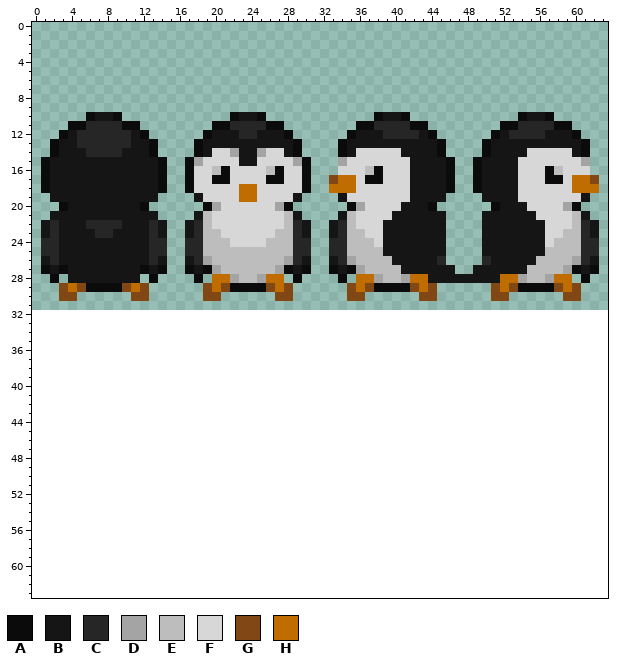
Two states of a pixel-art sprite, sdl2/sprite_sheet.png. Above: the version before the commit.
The file is 64x32 pixels. Colours within 5 levels of each other are drawn and written as one. The old version is drawn lined up with the new one, on the new canvas.
Palette (. is transparent): A #0b0b0b  B #151515  C #262626  D #a4a4a4  E #bdbdbd  F #d7d7d7  G #814714  H #bf6c00
Pixels before (only the part around the change), first column x 0:
 7 ................................................................
 8 ................................................................
 9 ................................................................
10 ......ABBA............ABBA............ABBA............ABBA......
11 ....AACCCCAA........AACCCCAA........AACCCCAA........AACCCCAA....
12 ...ABCCCCCCBA......ABBBCCBBBA......ABBBCCCCBA......ABCCCCBBBA...
13 ..ABBCCCCCCBBA....ABBBBBBBBBBA....ABBBBBBBBBBA....ABBBBBBBBBBA..
14 ..ABBBCCCCBBBA....ABFFDBBDFFBA....ABFFFFFBBBBA....ABBBBFFFFFBA..
15 .ABBBBBBBBBBBBA..ADFFFFBBFFFFDA...DFFFFFFFBBBBA..ABBBBFFFFFFFD..
16 .ABBBBBBBBBBBBA..AFFEAFFFFEAFFA...FFFEAFFFBBBBA..ABBBBFFFAEFFF..
17 .ABBBBBBBBBBBBA..AFFAAFFFFAAFFA..GHHFAAFFFBBBBA..ABBBBFFFAAFHHG.
18 .ABBBBBBBBBBBBA..AFFFFFHHFFFFFA..HHHFFFFFFBBBBA..ABBBBFFFFFFHHH.
19 ..BBBBBBBBBBBB....BFFFFHHFFFFB....BFFFFFFFBBBB....BBBBFFFFFFFB..
20 ...ABBBBBBBBA......ADFFFFFFDA......ADFFFFBBBA......ABBBFFFFDA...
21 ..BBBBBBBBBBBB....BEFFFFFFFFEB....BEFFFFBBBBBB....BBBBBBFFFFEB..
22 .BCBBBCCCCBBBCB..BCEFFFFFFFFECB..BCEFFFBBBBBBB....BBBBBBBFFFECB.
23 .BCBBBBCCBBBBCB..BCEEFFFFFFEECB..BCEEFFBBBBBBB....BBBBBBBFFEECB.
24 .CCBBBBBBBBBBCC..CCEEEFFFFEEECC..CCEEEFBBBBBBB....BBBBBBBFEEECC.
25 .CCBBBBBBBBBBCC..CCEEEEEEEEEECC..CCEEEEBBBBBBB....BBBBBBBEEEECC.
26 .BCBBBBBBBBBBCB..BCDEEEEEEEEDCB..BCDEEEEBBBBBC....CBBBBBEEEEDCB.
27 .ABABBBBBBBBABA..ABADEEEEEEDABA..ABADEEEEBBBBBB..BBBBBBEEEEDABA.
28 ..A.BBBBBBBB.A....A.HHDEEDHH.A....A.HHDEEDHHBBBBBBBBHHDEEDHH.A..
29 ...GHGAAAAGHG......GHGAAAAGHG......GHGAAAAGHG......GHGAAAAGHG...
30 ...GG......GG......GG......GG......GG......GG......GG......GG...
31 ................................................................
32 ................................................................
33 ................................................................
34 ................................................................
35 ................................................................
36 ................................................................
37 ................................................................
38 ................................................................
39 ................................................................
40 ................................................................
41 ................................................................
42 ................................................................
43 ................................................................
44 ................................................................
45 ................................................................
46 ................................................................
47 ................................................................
48 ................................................................
49 ................................................................
50 ................................................................
51 ................................................................
52 ................................................................
53 ................................................................
54 ................................................................
55 ................................................................
56 ................................................................
57 ................................................................
58 ................................................................
59 ................................................................
60 ................................................................
61 ................................................................
62 ................................................................
63 ................................................................
Now the later version:
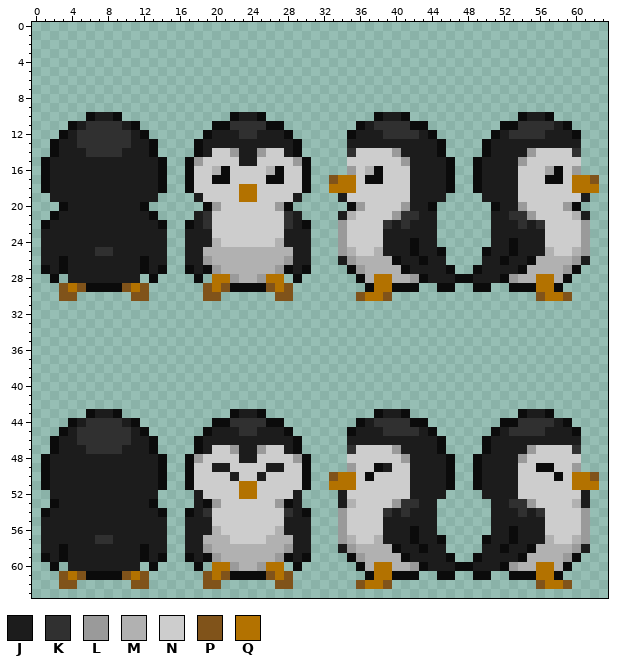
Colours new in this view: J #1c1c1c  K #303030  L #9a9a9a  M #b1b1b1  N #cdcdcd  P #80531a  Q #b37200
The edit:
canvas 64x32 -> 64x64
y 10: x 7..8 BB -> JJ; x 23..24 BB -> JJ; x 39..40 BB -> JJ; x 55..56 BB -> JJ
y 11: x 5..10 ACCCCA -> JKKKKJ; x 22..25 CCCC -> KKKK; x 37..41 ACCCC -> JKKKK; x 54..58 CCCCA -> KKKKJ
y 12: x 4..11 BCCCCCCB -> JKKKKKKJ; x 20..27 BBBCCBBB -> JJJKKJJJ; x 36..43 BBBCCCCB -> JJJKKKKJ; x 52..59 BCCCCBBB -> JKKKKJJJ
y 13: x 3..12 BBCCCCCCBB -> JJKKKKKKJJ; x 19..28 BBBBBBBBBB -> JJJJJJJJJJ; x 34..44 ABBBBBBBBBB -> .JJJJJJJJJJ; x 51..61 BBBBBBBBBBA -> JJJJJJJJJJ.
y 14: x 3..12 BBBCCCCBBB -> JJJKKKKJJJ; x 19..28 BFFDBBDFFB -> JNNLJJLNNJ; x 34..44 ABFFFFFBBBB -> .KNNNNLJJJJ; x 51..61 BBBBFFFFFBA -> JJJJLNNNNK.
y 15: x 2..13 BBBBBBBBBBBB -> JJJJJJJJJJJJ; x 18..29 DFFFFBBFFFFD -> LNNNNJJNNNNL; x 34..45 DFFFFFFFBBBB -> .NNNNNNLJJJJ; x 50..61 BBBBFFFFFFFD -> JJJJLNNNNNN.
y 16: x 2..13 BBBBBBBBBBBB -> JJJJJJJJJJJJ; x 18..20 FFE -> NNM; x 22..26 FFFFE -> NNNNM; x 28..29 FF -> NN; x 34..37 FFFE -> .LNM; x 39..45 FFFBBBB -> NNNJJJJ; x 50..61 BBBBFFFAEFFF -> JJJJNNNDANL.
y 17: x 2..13 BBBBBBBBBBBB -> JJJJJJJJJJJJ; x 18..19 FF -> NN; x 22..25 FFFF -> NNNN; x 28..29 FF -> NN; x 33..36 GHHF -> PQQN; x 39..45 FFFBBBB -> NNNJJJJ; x 50..56 BBBBFFF -> JJJJNNN; x 59..62 FHHG -> NQQP
y 18: x 2..13 BBBBBBBBBBBB -> JJJJJJJJJJJJ; x 18..29 FFFFFHHFFFFF -> NNNNNQQNNNNN; x 33..45 HHHFFFFFFBBBB -> QQQNNNNNNJJJJ; x 50..62 BBBBFFFFFFHHH -> JJJJNNNNNNQQQ
y 19: x 2..13 BBBBBBBBBBBB -> JJJJJJJJJJJJ; x 18..29 BFFFFHHFFFFB -> JNNNNQQNNNNJ; x 34..45 BFFFFFFFBBBB -> JNNNNNNNJJJJ; x 50..61 BBBBFFFFFFFB -> JJJJNNNNNNNJ
y 20: x 4..11 BBBBBBBB -> JJJJJJJJ; x 20..27 DFFFFFFD -> LNNNNNNL; x 36..43 DFFFFBBB -> LNNNNLJJ; x 52..59 BBBFFFFD -> JJLNNNNL
y 21: x 2..13 BBBBBBBBBBBB -> AJJJJJJJJJJA; x 18..29 BEFFFFFFFFEB -> JKNNNNNNNNKJ; x 34..45 BEFFFFBBBBBB -> JMNNNNLKKJJ.; x 50..61 BBBBBBFFFFEB -> .JJKKLNNNNMJ
y 22: x 1..14 BCBBBCCCCBBBCB -> AJJJJJJJJJJJJA; x 17..30 BCEFFFFFFFFECB -> AJKNNNNNNNNKJA; x 33..45 BCEFFFBBBBBBB -> .LNNNNKJKJJJ.; x 50..62 BBBBBBBFFFECB -> .JJJKJKNNNNL.
y 23: x 1..14 BCBBBBCCBBBBCB -> JJJJJJJJJJJJJJ; x 17..30 BCEEFFFFFFEECB -> JJJNNNNNNNNJJJ; x 33..45 BCEEFFBBBBBBB -> .LNNNNJJJJJJ.; x 50..62 BBBBBBBFFEECB -> .JJJJJJNNNNL.
y 24: x 1..14 CCBBBBBBBBBBCC -> JJJJJJJJJJJJJJ; x 17..30 CCEEEFFFFEEECC -> JJJMNNNNNNMJJJ; x 33..45 CCEEEFBBBBBBB -> .LNNNNJJJAJJ.; x 50..62 BBBBBBBFEEECC -> .JJAJJJNNNNL.
y 25: x 1..14 CCBBBBBBBBBBCC -> JJJJJJKKJJJJJJ; x 17..30 CCEEEEEEEEEECC -> JJMMMMMMMMMMJJ; x 33..45 CCEEEEBBBBBBB -> .LMNNMJJJAJJA; x 50..62 BBBBBBBEEEECC -> AJJAJJJMNNML.
y 26: x 1..14 BCBBBBBBBBBBCB -> JJAJJJJJJJJAJJ; x 17..30 BCDEEEEEEEEDCB -> JJLMMMMMMMMLJJ; x 33..45 BCDEEEEBBBBBC -> .JLMMMMAJJAJJ; x 50..62 CBBBBBEEEEDCB -> JJAJJAMMMMLJ.
y 27: x 2 B -> J; x 4..11 BBBBBBBB -> JJJJJJJJ; x 13 B -> J; x 18 B -> J; x 20..27 DEEEEEED -> LMMMMMML; x 29 B -> J; x 33..34 AB -> ..; x 36..46 DEEEEBBBBBB -> LMMMMAJJJJA; x 49..59 BBBBBBEEEED -> AJJJJAMMMML; x 61..62 BA -> ..
y 28: x 4..11 BBBBBBBB -> JJJJJJJJ; x 20..27 HHDEEDHH -> QQLMMLQQ; x 34 A -> .; x 36..59 HHDEEDHHBBBBBBBBHHDEEDHH -> AMQQMMLAJJJAAJJJALMMQQMA; x 61 A -> .
y 29: x 3..5 GHG -> PQP; x 10..12 GHG -> PQP; x 19..21 GHG -> PQP; x 26..28 GHG -> PQP; x 35..39 GHGAA -> ..AQQ; x 42..46 GHG.. -> A..AA; x 49..53 ..GHG -> AA..A; x 56..60 AAGHG -> QQA..
y 30: x 3..4 GG -> PP; x 11..12 GG -> PP; x 19..20 GG -> PP; x 27..28 GG -> PP; x 35..39 GG... -> .PQQP; x 43..44 GG -> ..; x 51..52 GG -> ..; x 56..60 ...GG -> PQQP.
y 43: x 6..9 .... -> AJJA; x 22..25 .... -> AJJA; x 38..41 .... -> AJJA; x 54..57 .... -> AJJA
y 44: x 4..11 ........ -> AJKKKKJA; x 20..27 ........ -> AAKKKKAA; x 36..43 ........ -> AJKKKKAA; x 52..59 ........ -> AAKKKKJA
y 45: x 3..12 .......... -> AJKKKKKKJA; x 19..28 .......... -> AJJJKKJJJA; x 35..44 .......... -> AJJJKKKKJA; x 51..60 .......... -> AJKKKKJJJA
y 46: x 2..13 ............ -> AJJKKKKKKJJA; x 18..29 ............ -> AJJJJJJJJJJA; x 35..45 ........... -> JJJJJJJJJJA; x 50..60 ........... -> AJJJJJJJJJJ
y 47: x 2..13 ............ -> AJJJKKKKJJJA; x 18..29 ............ -> AJNNLJJLNNJA; x 35..45 ........... -> KNNNNLJJJJA; x 50..60 ........... -> AJJJJLNNNNK
y 48: x 1..14 .............. -> AJJJJJJJJJJJJA; x 17..30 .............. -> ALNNNNJJNNNNLA; x 35..46 ............ -> NNNNNNLJJJJA; x 49..60 ............ -> AJJJJLNNNNNN
y 49: x 1..14 .............. -> AJJJJJJJJJJJJA; x 17..30 .............. -> ANNJJNNNNJJNNA; x 35..46 ............ -> LNNAJNNJJJJA; x 49..60 ............ -> AJJJJNNAANNL
y 50: x 1..14 .............. -> AJJJJJJJJJJJJA; x 17..30 .............. -> ANNNNJNNJNNNNA; x 33..46 .............. -> PQQNANNNNJJJJA; x 49..62 .............. -> AJJJJNNNNANQQP
y 51: x 1..14 .............. -> AJJJJJJJJJJJJA; x 17..30 .............. -> ANNNNNQQNNNNNA; x 33..46 .............. -> QQQNNNNNNJJJJA; x 49..62 .............. -> AJJJJNNNNNNQQQ
y 52: x 2..13 ............ -> JJJJJJJJJJJJ; x 18..29 ............ -> JNNNNQQNNNNJ; x 34..45 ............ -> JNNNNNNNJJJJ; x 50..61 ............ -> JJJJNNNNNNNJ
y 53: x 2..13 ............ -> AJJJJJJJJJJA; x 18..29 ............ -> JALNNNNNNLAJ; x 34..44 ........... -> JMNNNNLKKJJ; x 51..61 ........... -> JJKKLNNNNMJ
y 54: x 1..14 .............. -> AJJJJJJJJJJJJA; x 17..30 .............. -> AJKNNNNNNNNKJA; x 34..44 ........... -> LNNNNKJKJJJ; x 51..61 ........... -> JJJKJKNNNNL
y 55: x 1..14 .............. -> JJJJJJJJJJJJJJ; x 17..30 .............. -> JJJNNNNNNNNJJJ; x 34..44 ........... -> LNNNNJJJJJJ; x 51..61 ........... -> JJJJJJNNNNL
y 56: x 1..14 .............. -> JJJJJJJJJJJJJJ; x 17..30 .............. -> JJJMNNNNNNMJJJ; x 34..44 ........... -> LNNNNJJJAJJ; x 51..61 ........... -> JJAJJJNNNNL
y 57: x 1..14 .............. -> JJJJJJKKJJJJJJ; x 17..30 .............. -> JJMMMNNNNMMMJJ; x 34..45 ............ -> LMNNMJJJAJJA; x 50..61 ............ -> AJJAJJJMNNML
y 58: x 1..14 .............. -> JJAJJJJJJJJAJJ; x 17..30 .............. -> JJLMMMMMMMMLJJ; x 34..45 ............ -> JLMMMMAJJAJJ; x 50..61 ............ -> JJAJJAMMMMLJ
y 59: x 1..14 .............. -> AJAJJJJJJJJAJA; x 17..30 .............. -> AJALMMMMMMLAJA; x 35..46 ............ -> ALMMMMAJJJJA; x 49..60 ............ -> AJJJJAMMMMLA
y 60: x 2 . -> A; x 4..11 ........ -> JJJJJJJJ; x 13 . -> A; x 18 . -> A; x 20..27 ........ -> QQLMMLQQ; x 29 . -> A; x 36..59 ........................ -> AMQQMMLAJJJAAJJJALMMQQMA
y 61: x 3..12 .......... -> PQPAAAAPQP; x 19..28 .......... -> PQPAAAAPQP; x 37..42 ...... -> AQQAAA; x 45..46 .. -> AA; x 49..50 .. -> AA; x 53..58 ...... -> AAAQQA
y 62: x 3..4 .. -> PP; x 11..12 .. -> PP; x 19..20 .. -> PP; x 27..28 .. -> PP; x 36..39 .... -> PQQP; x 56..59 .... -> PQQP
Pixel boxes of the changes (left, top, right, bottom) in both pictures:
changed: (41, 112, 599, 301)
added: (41, 409, 599, 589)
